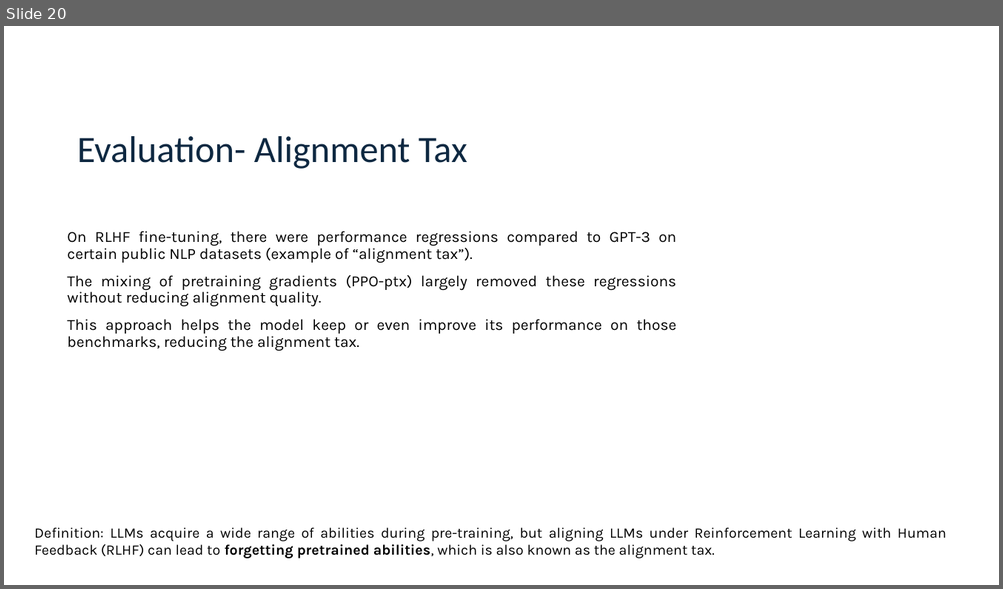
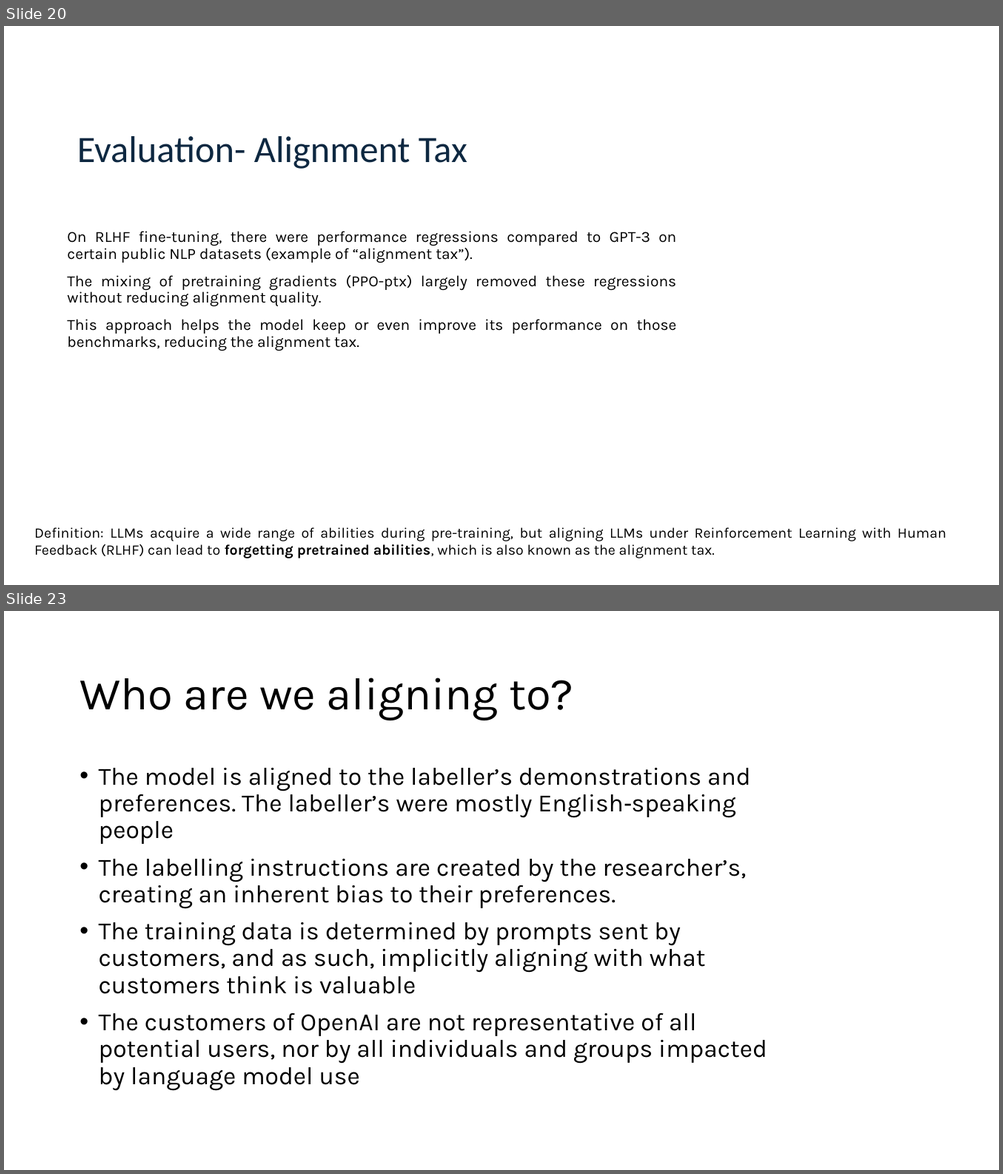
Before and after one commit to logus2k/genai_paper, a slide deck: final/final_version.pptx. Shown one above the other, each under a label of ours: slide 20 before the commit, slides 20 and 23 after it; the slides between them are not shown. The pictures are 1003x589 and 1003x1174 pixels, drawn with LibreOffice and Linux fonts; fonts in the diff are those of the drawing. Boxes give left, top, right and bottom in pixels: in the first picture for what was removed or moved away, otherwise in the second. Text is boxed around its words. In the diff, an @@ line names an element or a change of style, - is before the commit and + after.

```diff
--- a/final/final_version.pptx
+++ b/final/final_version.pptx
@@ slide 23 added at (4, 611, 999, 1170), background #FFFFFF @@
@@ title added at (79, 678, 573, 721), 44 pt, text #000000 @@
+Who are we aligning to?
@@ text added at (99, 768, 767, 1091), 24 pt, text #000000 @@
+• The model is aligned to the labeller’s demonstrations and preferences. The labeller’s were mostly English‐speaking people
+• The labelling instructions are created by the researcher’s, creating an inherent bias to their preferences.
+• The training data is determined by prompts sent by customers, and as such, implicitly aligning with what customers think is valuable
+• The customers of OpenAI are not representative of all potential users, nor by all individuals and groups impacted by language model use
```
Also in this commit, not shown: 5 other slides added, 1 slide removed, 2 other files.
